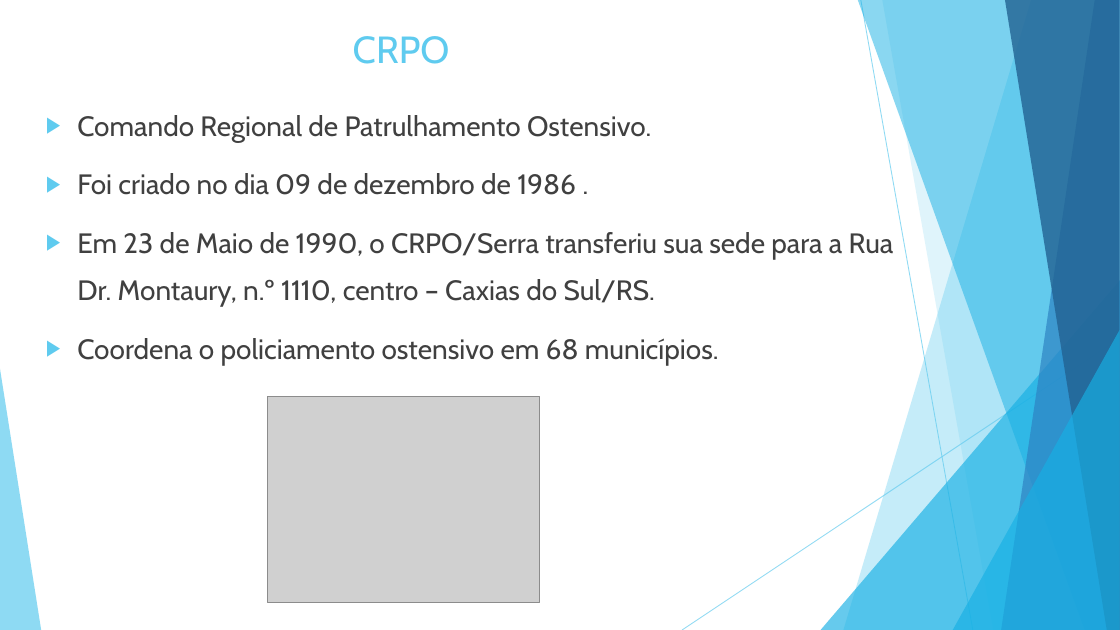
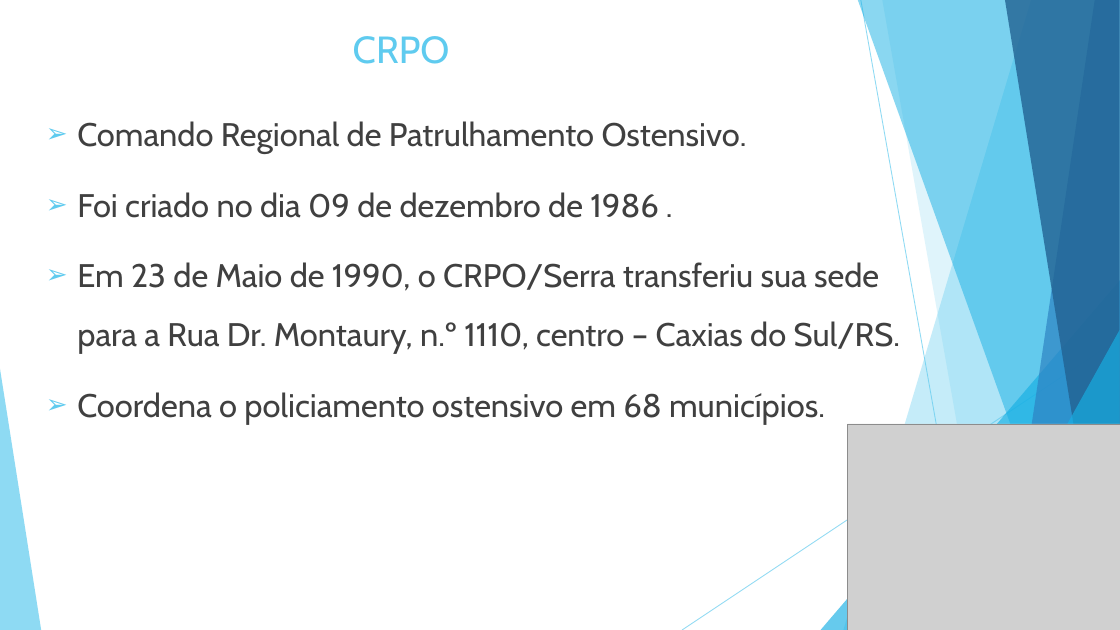
Before and after one commit to darthfreela/project123, a slide deck: slide 2 of CRPO.pptx. Drawn at 1120x630 pixels with LibreOffice and Linux fonts; fonts in the diff are those of the drawing; grey boxes stand for pictures. Boxes give left, top, right and bottom in pixels: in the first picture for what was removed or moved away, otherwise in the second. Text is boxed around its words. In the diff, an @@ line names an element or a change of style, - is before the commit and + after.

```diff
--- a/CRPO.pptx
+++ b/CRPO.pptx
@@ text "Comando Regional de Patrulhamento Ostensivo." at box(77, 121, 900, 425): size 24 to 28 pt; bullet ▶ to ➢; line spacing 1.4 to 1.5 @@
@@ picture: place and size @@
-picture at box(267, 397, 539, 602)
+picture at box(848, 424, 1120, 630)
```
Also in this commit, not shown: 10 other slides changed, 1 slide added, 2 slides removed.
